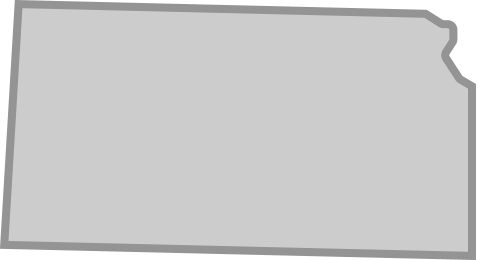
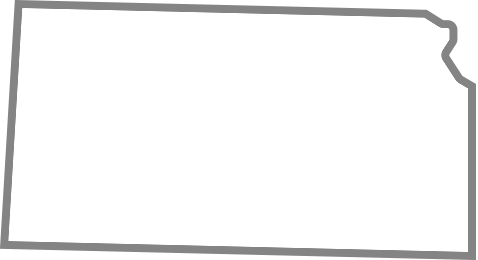
Layer changes from the first w=478, h=260 image to the second:
pixels changed over [0, 0, 476, 260] (layer not identified)
